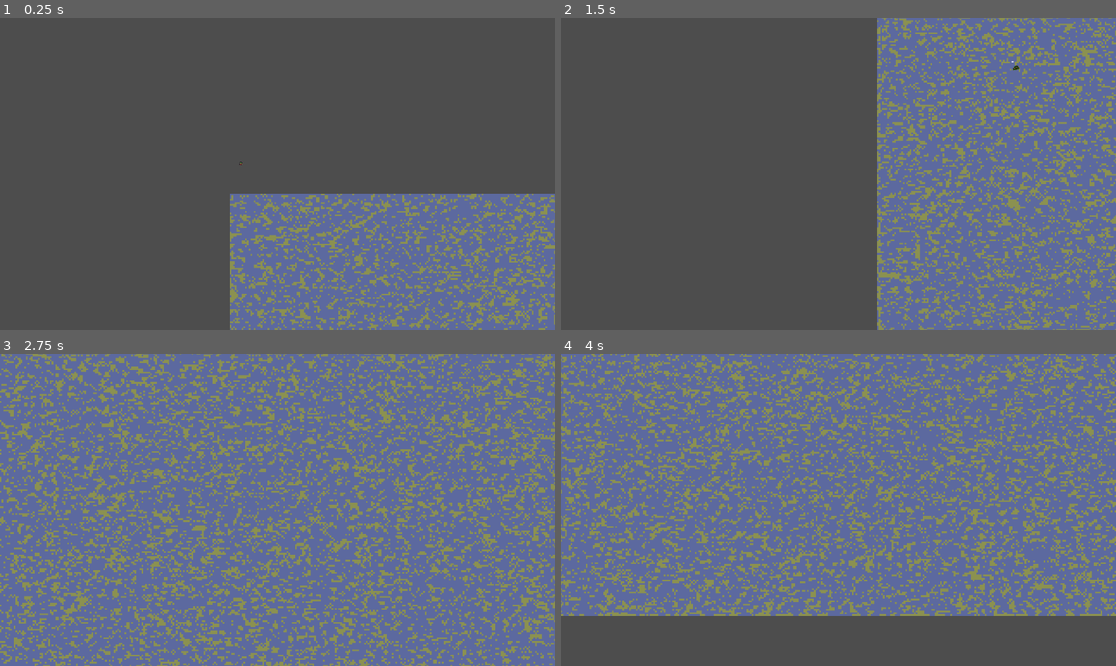
Above: before the commit, frames 1-4 (two rows, left to right).
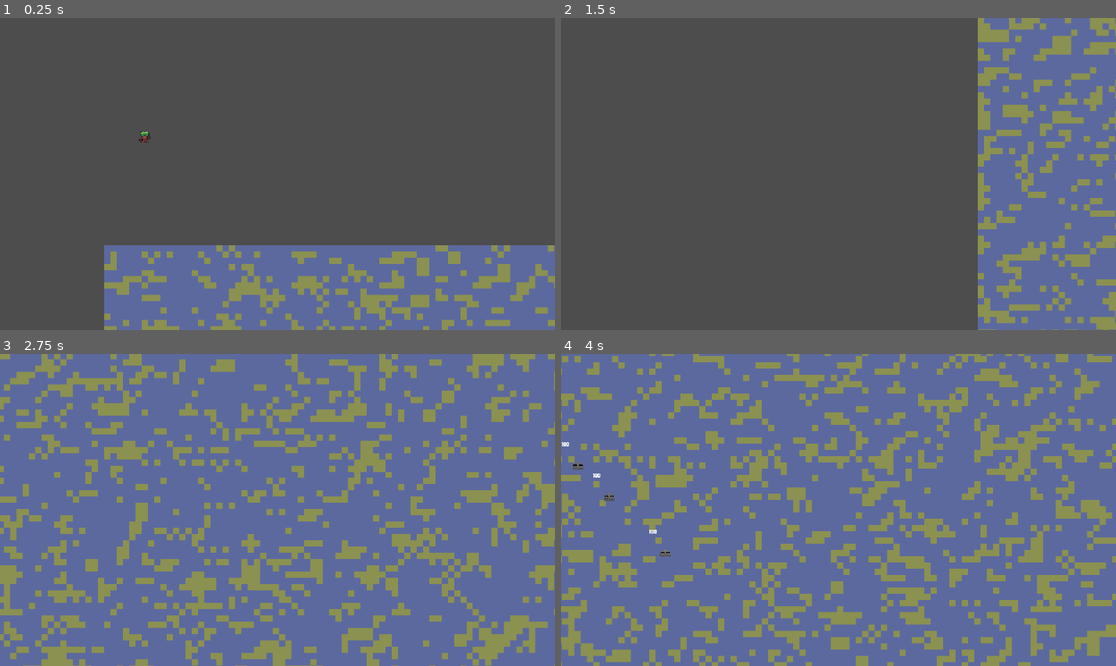
Above: after the commit, the same moments.

Repository: lewis785/ludum-dare-53
Game: Godot game, scene res://scenes/main.tscn
Same seed, same stepped clock (60 frames per second), same inputs: the game is played once before the commit and once after it.
Inputs:
- Up to frame 1 (0.25 s): no input
- Up to frame 2 (1.5 s): tap Enter at 0.5 s; hold Right (ui_right) 0.53-1.28 s; hold S (camera_down) 0.53-1.28 s; hold Left (ui_left) from 1.28 s (still down); tap A (camera_left) at 1.35 s
- Up to frame 3 (2.75 s): tap Space at 2 s; release Left (ui_left) at 2.03 s; hold Right (ui_right) from 2.03 s (still down); hold D (camera_right) from 2.03 s (still down)
- Up to frame 4 (4 s): release D (camera_right) at 2.78 s; tap W (camera_up) at 2.85 s; tap Enter at 3.5 s; release Right (ui_right) at 3.53 s; hold Left (ui_left) from 3.53 s (still down); hold S (camera_down) from 3.53 s (still down)

The runs differ from the first frame. In frame 1, 23% of the frame differs, in the area x 18-100%, y 36-100%; in frame 2, 29%; in frame 3, 40%; in frame 4, 50%, in the area x 0-100%, y 0-100%.

Commit message:
Added turret spawning to map

Diff:
--- a/scenes/Camera/Camera.tscn
+++ b/scenes/Camera/Camera.tscn
@@ -6,6 +6,6 @@
 
 [node name="Camera2D" type="Camera2D" parent="."]
 position = Vector2(-4, 0)
-zoom = Vector2(0.224, 0.224)
+zoom = Vector2(0.811, 0.811)
 script = ExtResource("1_67m5s")
 camera_speed = 200
--- a/scenes/map/map_populate.gd
+++ b/scenes/map/map_populate.gd
@@ -40,26 +40,36 @@
 	#spawn_structure(2, 2)
 
 func fill_sector(sector_number):
-	var x = (sector_number % 3) * sector_width
-	var y = floor(sector_number / 3) * sector_height
+	var sector_x = (sector_number % 3) * sector_width
+	var sector_y = floor(sector_number / 3) * sector_height
 
-	var town_x = randi_range(x + town_turret_range, (x+sector_width) - town_turret_range)
-	var town_y = randi_range(y + town_turret_range, (y+sector_height) - town_turret_range)
+	var town_x = randi_range(sector_x + town_turret_range, (sector_x+sector_width) - town_turret_range)
+	var town_y = randi_range(sector_y + town_turret_range, (sector_y+sector_height) - town_turret_range)
 	spawn_structure(town_x, town_y)
 
 	for n in randi_range(1,3):
 		#Spawn turret within range of town
+		var offset = randi_range(town_turret_range/10, town_turret_range)
+		var turret_x
+		var turret_y
+		if randf() > 0.5:
+			turret_x = town_x + offset
+		else:
+			turret_x = town_x - offset
+		if randf() > 0.5:
+			turret_y = town_y + offset
+		else:
+			turret_y = town_y - offset
+		spawn_structure(turret_x,turret_y,true)
 		#print("Spawn turret")
-		pass
 
 func fill_spawn_sector():
 	pass
 
-func spawn_structure(x,y):
+func spawn_structure(x,y, is_tower=false):
 	if structure:
 		var local_position =  tilemap.map_to_local(Vector2i(x,y))
 		var instanced_structure = structure.instantiate()
 		tree.current_scene.add_child.call_deferred(instanced_structure)
+		instanced_structure.is_tower = true
 		instanced_structure.global_position = tilemap.to_global(local_position)
-		print("Town Grid Coord at X:", x, "  Y:", y)
-		print("Spawned Town at X:", instanced_structure.global_position.x, "  Y:", instanced_structure.global_position.y)
--- a/scenes/structure/structure.tscn
+++ b/scenes/structure/structure.tscn
@@ -6,7 +6,6 @@
 [ext_resource type="Texture2D" uid="uid://7hpnbnpn8wyx" path="res://assets/village/bad_town.png" id="3_jh6o1"]
 [ext_resource type="Texture2D" uid="uid://cqt6l860xjcg4" path="res://assets/village/bunker_good.png" id="4_45q1i"]
 [ext_resource type="Texture2D" uid="uid://dhsem2ddr6582" path="res://assets/village/bunker_bad.png" id="5_y2ael"]
-[ext_resource type="PackedScene" uid="uid://diu6ls3spsxlf" path="res://scenes/enemy/target.tscn" id="6_tyybt"]
 
 [sub_resource type="RectangleShape2D" id="RectangleShape2D_0drnf"]
 size = Vector2(83, 79)
@@ -81,9 +80,6 @@
 shape = SubResource("CircleShape2D_l3nck")
 debug_color = Color(0.505882, 0.580392, 0, 0.419608)
 
-[node name="target" parent="." groups=["targets"] instance=ExtResource("6_tyybt")]
-position = Vector2(1, 1)
-
 [connection signal="body_entered" from="StructureArea2D" to="." method="_on_structure_area_2d_body_entered"]
 [connection signal="body_exited" from="StructureArea2D" to="." method="_on_structure_area_2d_body_exited"]
 [connection signal="body_entered" from="RangeArea2D" to="." method="_on_range_area_2d_body_entered"]
Not shown: 1 places in scenes/structure/structure.tscn that only renumber resources
